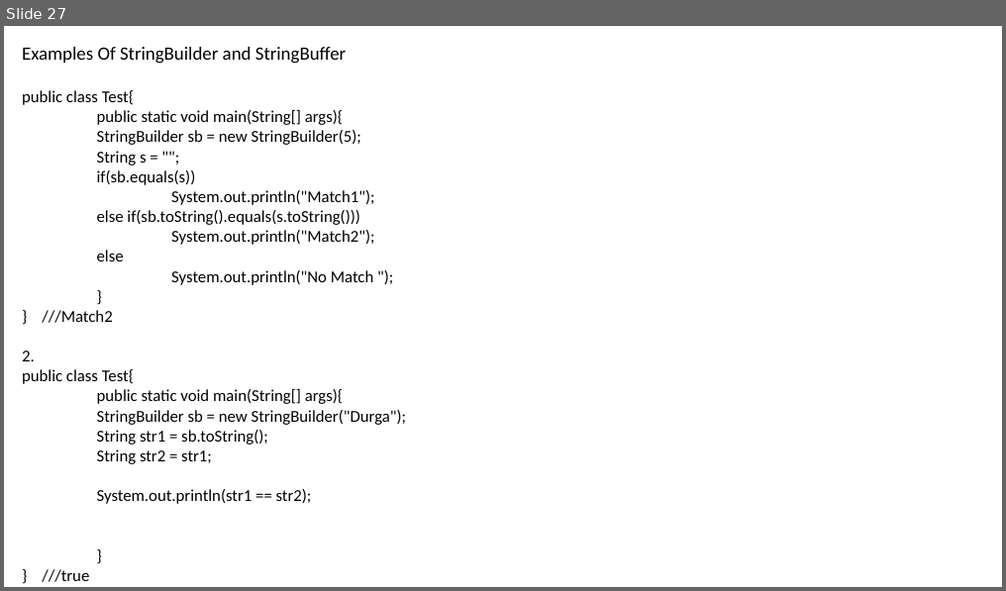
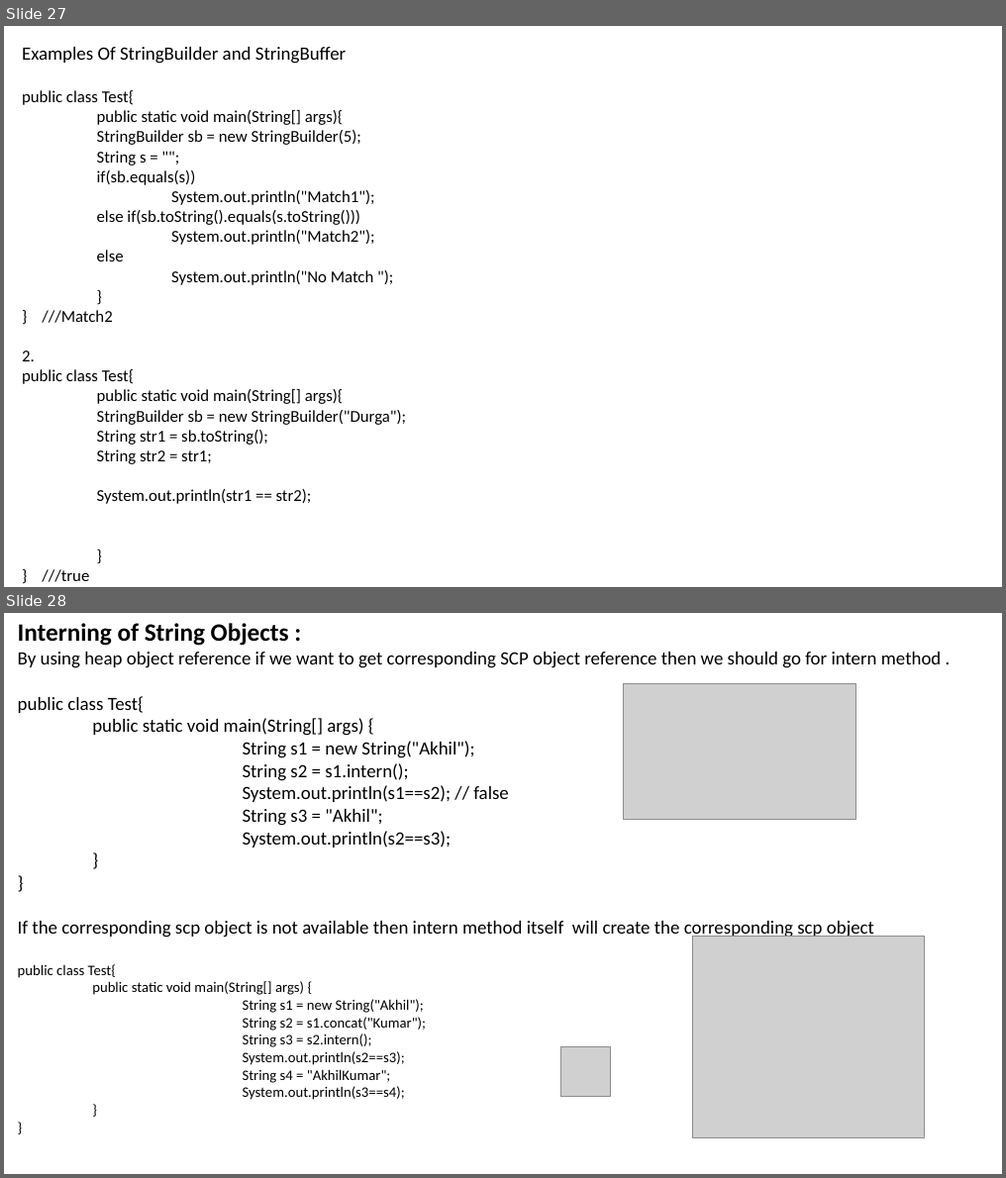
Before and after one commit to kumarakhil360/Java-Revision, a slide deck: StringClass.pptx. Shown one above the other, each under a label of ours: slide 27 before the commit, slides 27 and 28 after it. The pictures are 1006x591 and 1006x1178 pixels, drawn with LibreOffice and Linux fonts; fonts in the diff are those of the drawing; grey boxes stand for pictures. Boxes give left, top, right and bottom in pixels: in the first picture for what was removed or moved away, otherwise in the second. Text is boxed around its words. In the diff, an @@ line names an element or a change of style, - is before the commit and + after.

```diff
--- a/StringClass.pptx
+++ b/StringClass.pptx
@@ slide 28 added at bbox=[4, 613, 1002, 1174], background #FFFFFF @@
@@ text added at bbox=[18, 623, 942, 1100], 18 pt, text #000000 @@
+Interning of String Objects :
+By using heap object reference if we want to get corresponding SCP object reference then we should go for intern method .
+public class Test{
+public static void main(String[] args) {
+String s1 = new String("Akhil");
+String s2 = s1.intern();
+System.out.println(s1==s2); // false
+String s3 = "Akhil";
+System.out.println(s2==s3);
+}
+}
+If the corresponding scp object is not available then intern method itself will create the corresponding scp object
+public class Test{
+public static void main(String[] args) {
+String s1 = new String("Akhil");
+String s2 = s1.concat("Kumar");
+String s3 = s2.intern();
+System.out.println(s2==s3);
+String s4 = "AkhilKumar";
+System.out.println(s3==s4);
+}
+}
@@ picture added at bbox=[623, 684, 855, 820] @@
@@ picture added at bbox=[692, 937, 924, 1138] @@
@@ picture added at bbox=[561, 1048, 611, 1096] @@
```
Also in this commit, not shown: 3 other slides added, 1 slide removed, 3 other files.
